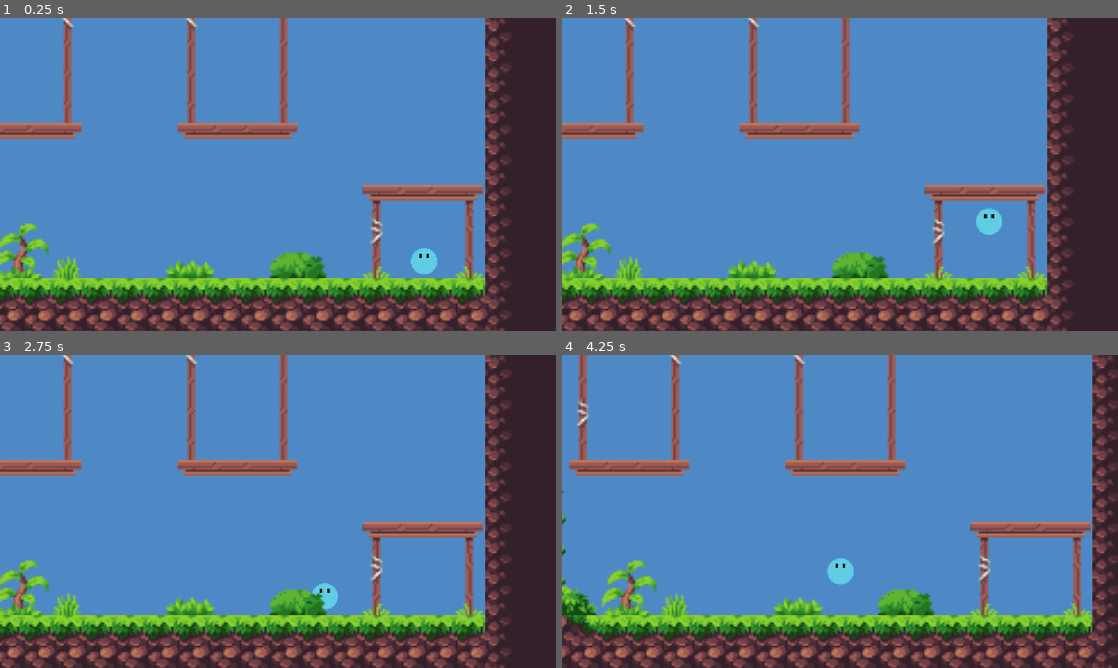
Above: before the commit, frames 1-4 (two rows, left to right).
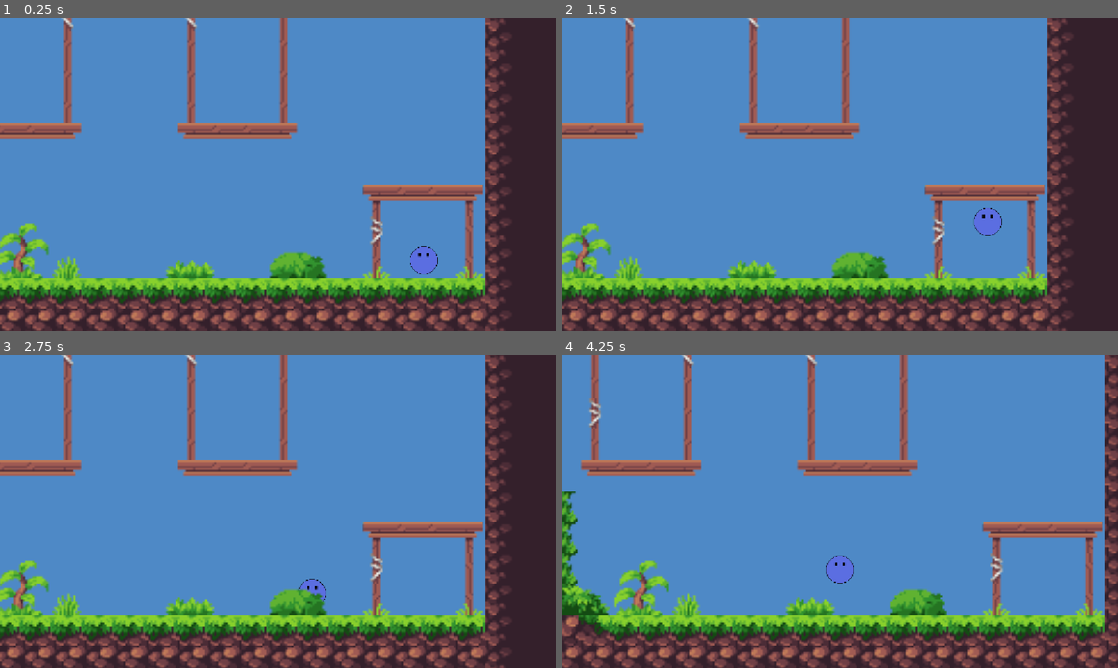
Above: after the commit, the same moments.

Repository: PolyRedd/shiny-fiesta
Game: Godot game, scene res://Scenes/node_2d.tscn
Same seed, same stepped clock (60 frames per second), same inputs: the game is played once before the commit and once after it.
Inputs (mouse positions are in pixels of both pictures, inside the frame that each line leads up to):
- Up to frame 1 (0.25 s): no input
- Up to frame 2 (1.5 s): tap Enter (ui_accept) at 0.5, 0.77 s; move the mouse to (962, 158) at 0.52 s; hold Right (ui_right) 0.53-1.25 s; tap Keypad Enter at 0.6 s; click (962, 158) at 0.67 s; drag from (728, 190) to (812, 237) at 1.27 s
- Up to frame 3 (2.75 s): move the mouse to (333, 442) at 2.02 s; hold Left (ui_left) from 2.03 s (still down); tap Keypad Enter at 2.1 s
- Up to frame 4 (4.25 s): release Left (ui_left) at 2.75 s; drag from (812, 574) to (673, 464) at 2.77 s; move the mouse to (1006, 558) at 3.52 s; hold Right (ui_right) from 3.53 s (still down); tap Keypad Enter at 3.6 s; tap Enter (ui_accept) at 3.77 s

The runs differ from the first frame. In frame 1, 0.4% of the frame differs, in the area x 73-79%, y 72-82%; in frame 2, 0.4%; in frame 3, 0.3%; in frame 4, 24%, in the area x 0-100%, y 0-100%.

Commit message:
Few changes

Diff:
--- a/Scenes/Menu.tscn
+++ b/Scenes/Menu.tscn
@@ -2,6 +2,7 @@
 
 [ext_resource type="Texture2D" uid="uid://cb5n2r858u8xl" path="res://Assets/background_0.png" id="1_3kf3n"]
 [ext_resource type="Script" uid="uid://dlsrlpio08k5m" path="res://Scenes/menu.gd" id="1_6pedr"]
+[ext_resource type="FontFile" uid="uid://b5o4unt10ci0q" path="res://Assets/JetBrainsMono-VariableFont_wght.ttf" id="3_syfuq"]
 
 [sub_resource type="StyleBoxTexture" id="StyleBoxTexture_5glfu"]
 texture = ExtResource("1_3kf3n")
@@ -54,12 +55,18 @@
 text = "Start Game"
 
 [node name="Label" type="Label" parent="." unique_id=1629960324]
-layout_mode = 0
-offset_left = 529.0
-offset_top = 123.0
-offset_right = 569.0
-offset_bottom = 146.0
-text = "Game name"
+layout_mode = 1
+anchors_preset = 5
+anchor_left = 0.5
+anchor_right = 0.5
+offset_left = -77.0
+offset_top = 150.0
+offset_right = 77.0
+offset_bottom = 195.0
+grow_horizontal = 2
+theme_override_fonts/font = ExtResource("3_syfuq")
+theme_override_font_sizes/font_size = 32
+text = "In Bounce"
 
 [node name="Label2" type="Label" parent="." unique_id=616505629]
 layout_mode = 0
--- a/Scenes/player.tscn
+++ b/Scenes/player.tscn
@@ -1,19 +1,19 @@
 [gd_scene format=3 uid="uid://draufa2slq2ye"]
 
 [ext_resource type="Script" uid="uid://cbruvxqjqb2cv" path="res://Scenes/character_body_2d.gd" id="1_cvnsp"]
-[ext_resource type="Texture2D" uid="uid://brgxswuadir3p" path="res://Assets/ballt1.png" id="2_6t5aa"]
+[ext_resource type="Texture2D" uid="uid://de3lv44cps73f" path="res://Assets/ball.png" id="2_cvnsp"]
 
 [sub_resource type="CircleShape2D" id="CircleShape2D_hh5uf"]
-radius = 26.800257
+radius = 27.699451
 
 [node name="Player" type="CharacterBody2D" unique_id=1813843307]
 script = ExtResource("1_cvnsp")
 
 [node name="Sprite2D" type="Sprite2D" parent="." unique_id=1228425746]
-texture = ExtResource("2_6t5aa")
+texture = ExtResource("2_cvnsp")
 
 [node name="CollisionShape2D" type="CollisionShape2D" parent="." unique_id=1482062982]
-position = Vector2(1, 3)
+position = Vector2(0, -2.3841858e-07)
 scale = Vector2(1.0476191, 1.0118577)
 shape = SubResource("CircleShape2D_hh5uf")
 
--- a/project.godot
+++ b/project.godot
@@ -10,7 +10,7 @@
 
 [application]
 
-config/name="Theme bounce back"
+config/name="In Bounce"
 run/main_scene="uid://crmtox80u4qkh"
 config/features=PackedStringArray("4.7", "GL Compatibility")
 
Binary file added: Assets/JetBrainsMono-VariableFont_wght.ttf
Not shown, added: Assets/JetBrainsMono-VariableFont_wght.ttf.import
Binary file added: Assets/ball.png
Not shown, added: Assets/ball.png.import
